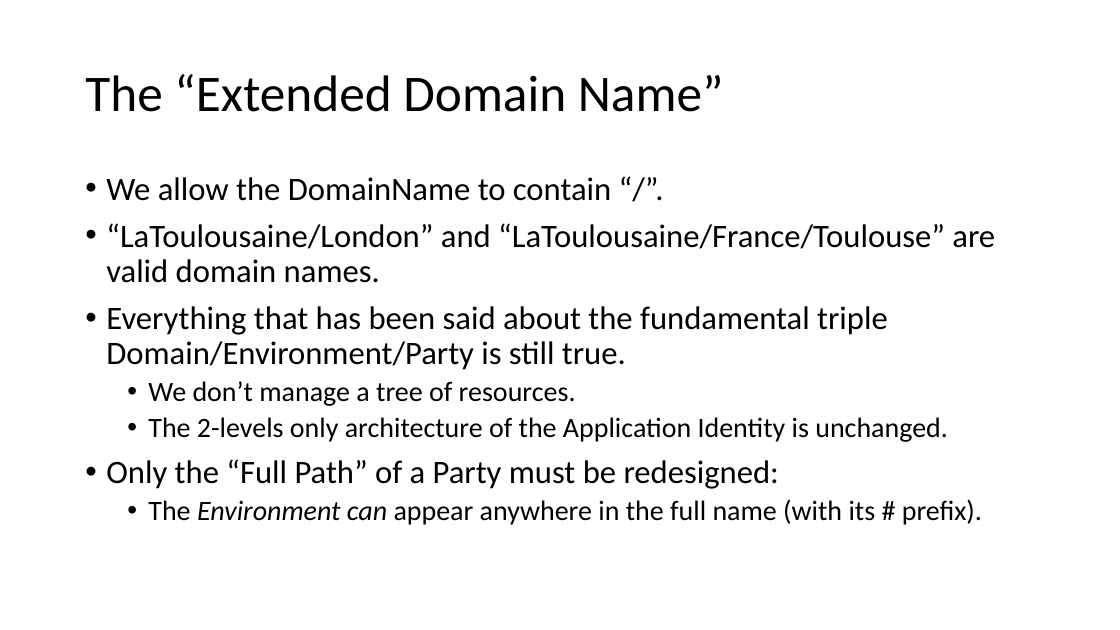
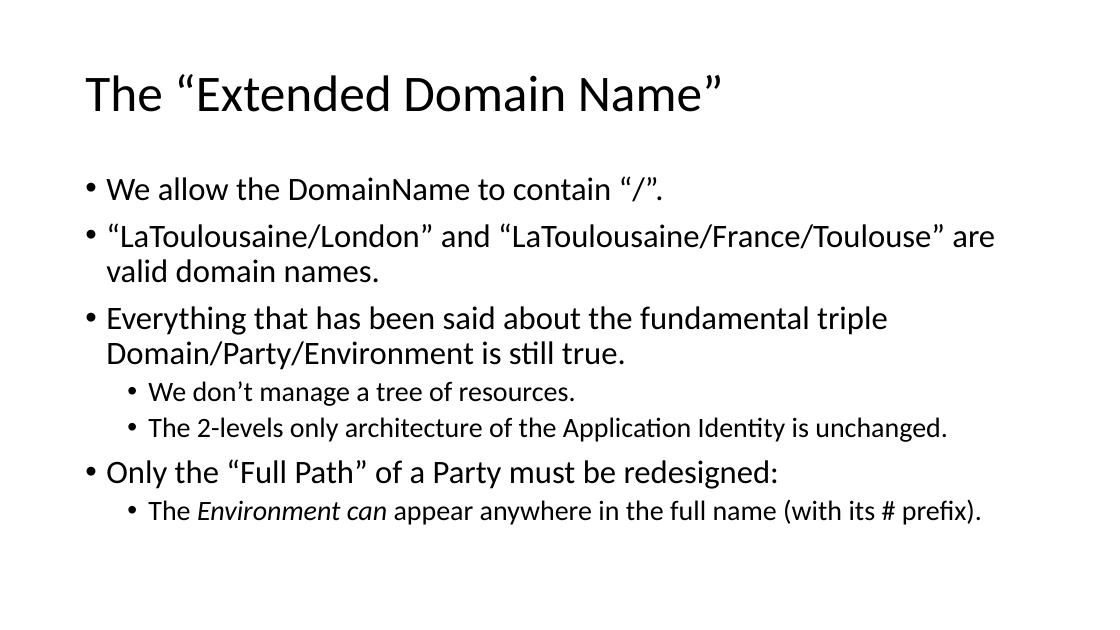
Before and after one commit to signature-opensource/CK-AppIdentity-Transport, a slide deck: slide 18 of Doc/CK-AppIdentity.pptx (slide 15 before the commit). Drawn at 1120x630 pixels with LibreOffice and Linux fonts; fonts in the diff are those of the drawing. Boxes give left, top, right and bottom in pixels: in the first picture for what was removed or moved away, otherwise in the second. Text is boxed around its words. In the diff, an @@ line names an element or a change of style, - is before the commit and + after.

Commit message:
WIP. Removed "Domain". Model should be a simpler Composite...
A Remotes should be IRemote[].
IRemote should have 2 specialisations:
- The IRemoteDomain
- The IRemoteParty

Composite should be handled at Configuration level (parallel
model).

```diff
--- a/Doc/CK-AppIdentity.pptx
+++ b/Doc/CK-AppIdentity.pptx
@@ text at box(106, 306, 888, 370): text changed @@
-• Everything that has been said about the fundamental triple Domain/Environment/Party is still true.
+• Everything that has been said about the fundamental triple Domain/Party/Environment is still true.
```
Also in this commit, not shown: 7 other slides changed, 9 slides added, 1 slide removed, 33 other files.
